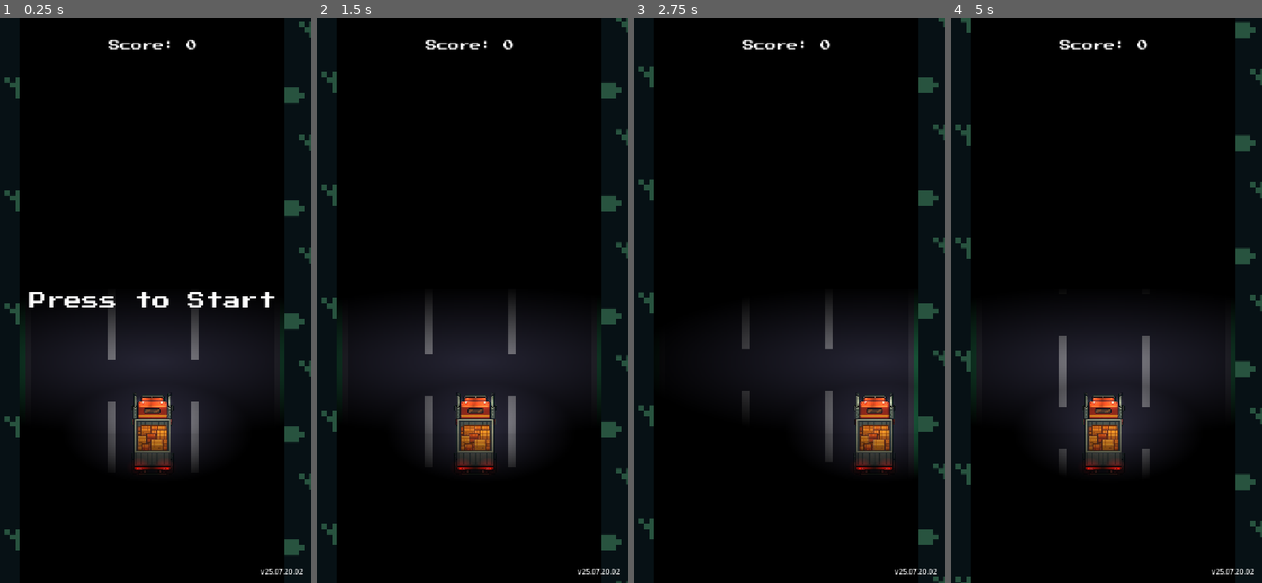
Above: before the commit, frames 1-4 (left to right).
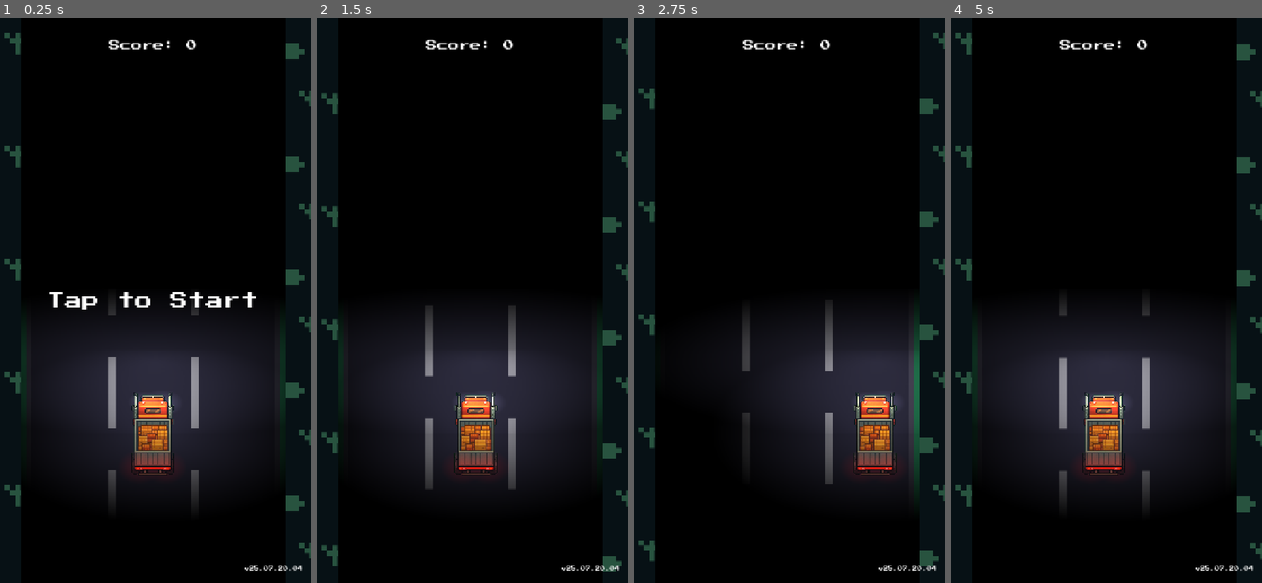
Above: after the commit, the same moments.

Repository: kevin-ai-04/night-trucker-game
Game: Godot game, scene res://main.tscn
The game is run twice, just before and just after one commit, with the same random seed, the same clock (stepped at 60 frames per second) and the same inputs. The engine's default icon, where the game draws it, is replaced by a stand-in: a white triangle on a blue panel in a dark square. Sound files missing from this copy of the repository are replaced by a short silence.
Inputs (mouse positions are in pixels of both pictures, inside the frame that each line leads up to):
- Up to frame 1 (0.25 s): no input
- Up to frame 2 (1.5 s): tap Enter at 0.5 s; move the mouse to (537, 272) at 0.52 s; hold Right (move_right) 0.53-1.28 s; hold Space (start_game) 0.53-1.28 s; click (537, 272) at 0.67 s; move the mouse to (407, 328) at 1.27 s; hold Left (move_left) from 1.28 s (still down); tap Space (start_game) at 1.35 s; click (407, 328) at 1.42 s
- Up to frame 3 (2.75 s): move the mouse to (817, 176) at 2.02 s; release Left (move_left) at 2.03 s; hold Right (move_right) from 2.03 s (still down); hold Space (start_game) from 2.03 s (still down); click (817, 176) at 2.17 s
- Up to frame 4 (5 s): move the mouse to (1087, 413) at 2.77 s; release Space (start_game) at 2.78 s; tap Space (start_game) at 2.85, 4.35 s; click (1087, 413) at 2.92 s; move the mouse to (1199, 385) at 3.52 s; release Right (move_right) at 3.53 s; hold Space (start_game) 3.53-4.28 s; hold Left (move_left) from 3.53 s (still down); click (1199, 385) at 3.67 s; move the mouse to (1006, 215) at 4.27 s; click (1006, 215) at 4.42 s

The runs differ from the first frame. In frame 1, 7.1% of the frame differs, in the area x 1-100%, y 0-99%; in frame 2, 5.7%; in frame 3, 5.7%; in frame 4, 6.0%.

Commit message:
fixed retry bug

Diff:
--- a/hud.tscn
+++ b/hud.tscn
@@ -48,4 +48,6 @@
 offset_bottom = -15.0
 grow_horizontal = 0
 grow_vertical = 0
-text = "v25.07.20.02"
+theme_override_fonts/font = ExtResource("1_37p78")
+theme_override_font_sizes/font_size = 11
+text = "v25.07.20.04"
--- a/main.gd
+++ b/main.gd
@@ -57,43 +57,48 @@
 	active_obstacles.clear()
 
 	obstacle_timer.stop()
+	engine_sound_player.stop()
 
+	# Reset positions
+	player.reset()
+	road1.position = Vector2(360, 640)
+	road2.position = Vector2(360, -640)
+	grass1.position = Vector2(0, 0)
+	grass2.position = Vector2(0, -1280)
+
+	# Update UI for the menu screen
 	hud.get_node("ScoreLabel").text = "Score: " + str(score)
-	hud.get_node("MessageLabel").text = "Press to Start"
+	hud.get_node("MessageLabel").text = "Tap to Start"
 	hud.get_node("MessageLabel").show()
-	engine_sound_player.stop()
 
 func _unhandled_input(event):
 	# Only check for input if the game is not active
 	if not is_game_active:
-		# Check for keyboard start OR a screen tap/mouse click
-		var keyboard_start = event.is_action_pressed("start_game")
-		var screen_tap_start = event is InputEventMouseButton and event.button_index == MOUSE_BUTTON_LEFT and event.is_pressed()
+		var start_command = event.is_action_pressed("start_game")
+		var screen_tap = event is InputEventMouseButton and event.button_index == MOUSE_BUTTON_LEFT and event.is_pressed()
 
-		if keyboard_start or screen_tap_start:
-			# Call new_game() to reset score, clear old obstacles, etc.
+		if start_command or screen_tap:
+			# When the player taps, reset everything...
 			new_game()
 
-			# Now, immediately start the new game
-			get_tree().paused = false
+			# ...and then immediately start the game
 			is_game_active = true
-
-			# Update UI for game start (this hides the "Tap to Start" message)
 			hud.get_node("MessageLabel").hide()
-
-			# Start the timers and sounds
 			obstacle_timer.start()
 			engine_sound_player.play()
 
 func _on_player_hit():
-	sfx_crash.play() # Add this line
-	is_game_active = false
-	obstacle_timer.stop()
+	is_game_active = false  #This stops the game logic like scrolling
+	obstacle_timer.stop()  #This stops new obstacles from spawning
 	engine_sound_player.stop()
+	sfx_crash.play()
+
+	# Add this loop to stop all active obstacles
+	for obs in active_obstacles:
+		obs.is_stopped = true
+
 	hud.get_node("MessageLabel").text = "Game Over\nTap to Retry"
 	hud.get_node("MessageLabel").show()
-
-	get_tree().paused = true
 
 func _on_obstacle_timer_timeout():
 	obstacle_timer.wait_time = 10.0
@@ -128,9 +133,13 @@
 			new_obstacle.tree_exiting.connect(func(): active_obstacles.erase(new_obstacle))
 
 func _process(delta):
-	# Keep the World node centered
+	# This part keeps the game centered if the window is resized, even on the game over screen.
 	world.position.x = (get_viewport_rect().size.x - 720) / 2
 	world.position.y = (get_viewport_rect().size.y - 1280) / 2
+
+	# If the game is not active, stop all scrolling and radar logic.
+	if not is_game_active:
+		return
 
 	# --- Road Scrolling ---
 	road1.position.y += road_speed * delta
@@ -142,23 +151,13 @@
 		road2.position.y = road1.position.y - road_height
 
 	# --- Grass Scrolling Logic ---
-	# Move both grass textures down
 	grass1.position.y += road_speed * delta
 	grass2.position.y += road_speed * delta
-
-	# Check if a grass texture has moved off the bottom of the screen
 	var screen_height = 1280
-
 	if grass1.position.y > screen_height:
-		# Move it back to the top, above the other texture
 		grass1.position.y = grass2.position.y - screen_height
-
 	if grass2.position.y > screen_height:
-		# Move it back to the top, above the other texture
 		grass2.position.y = grass1.position.y - screen_height
-
-	if not is_game_active:
-		return
 
 	# --- Radar Beep Logic ---
 	beep_cooldown -= delta
--- a/main.tscn
+++ b/main.tscn
@@ -14,6 +14,8 @@
 size = Vector2(720, 116)
 
 [node name="Main" type="Node2D"]
+process_mode = 1
+position = Vector2(1, 0)
 script = ExtResource("1_h2yge")
 
 [node name="BackgroundLayer" type="CanvasLayer" parent="."]
--- a/obstacle.gd
+++ b/obstacle.gd
@@ -5,6 +5,8 @@
 # We will set this from the main script later.
 var speed = 100
 var scored = false
+
+var is_stopped = false
 
 # Add this array at the top of obstacle.gd
 var car_textures = [
@@ -29,6 +31,8 @@
 	sprite.texture = car_textures.pick_random()
 
 func _process(delta):
+	if is_stopped:
+		return
 	# Move the obstacle downwards every frame.
 	position.y += speed * delta
 
--- a/player.gd
+++ b/player.gd
@@ -86,3 +86,10 @@
 func _on_hitbox_area_entered(area: Area2D) -> void:
 	# When any area (like an obstacle) enters our hitbox, we emit the "hit" signal.
 	emit_signal("hit")
+
+
+func reset():
+	# Reset lane and position to the starting state
+	current_lane = 1
+	var screen_center_x = 360.0
+	position.x = screen_center_x
--- a/player.tscn
+++ b/player.tscn
@@ -16,7 +16,7 @@
 gradient = SubResource("Gradient_sweqy")
 fill = 1
 fill_from = Vector2(0.486339, 0.47541)
-fill_to = Vector2(0.284153, 0.262295)
+fill_to = Vector2(0.0928962, 0.125683)
 
 [sub_resource type="Gradient" id="Gradient_1jxqw"]
 colors = PackedColorArray(0.92437, 0.92437, 0.92437, 1, 0, 0, 0, 1)
Not shown, changed: build/web/index.144x144.png
Not shown, changed: build/web/index.180x180.png
Not shown, changed: build/web/index.512x512.png
Not shown, changed: build/web/index.apple-touch-icon.png
Not shown, changed: build/web/index.html
Not shown, changed: build/web/index.icon.png
Not shown, changed: build/web/index.pck
Not shown, changed: build/web/index.service.worker.js
